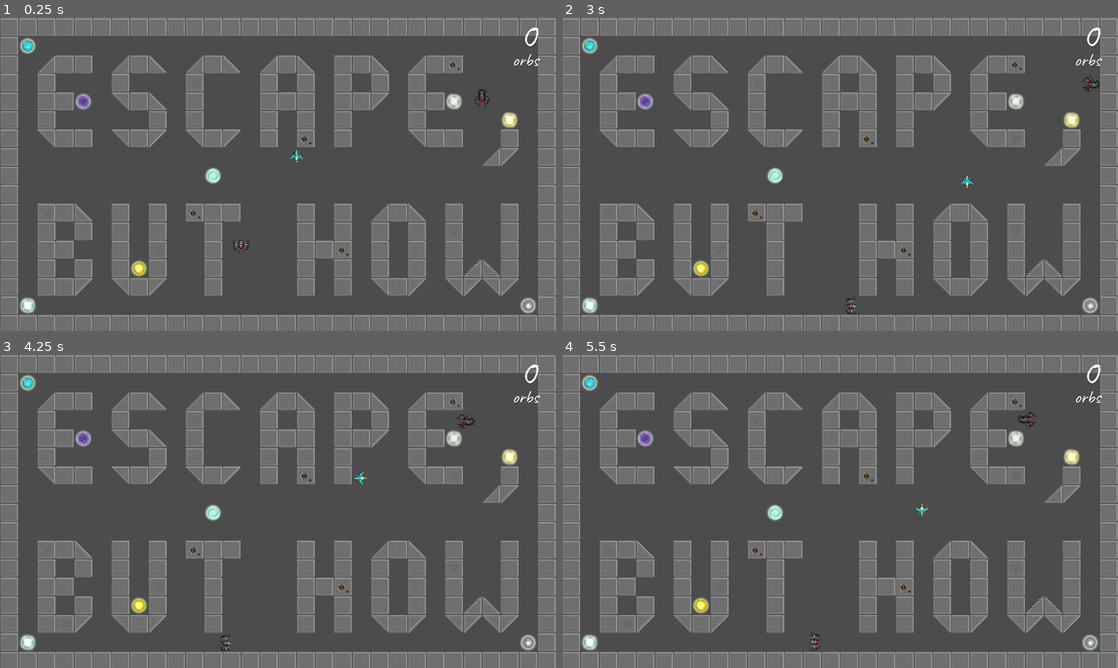
Above: before the commit, frames 1-4 (two rows, left to right).
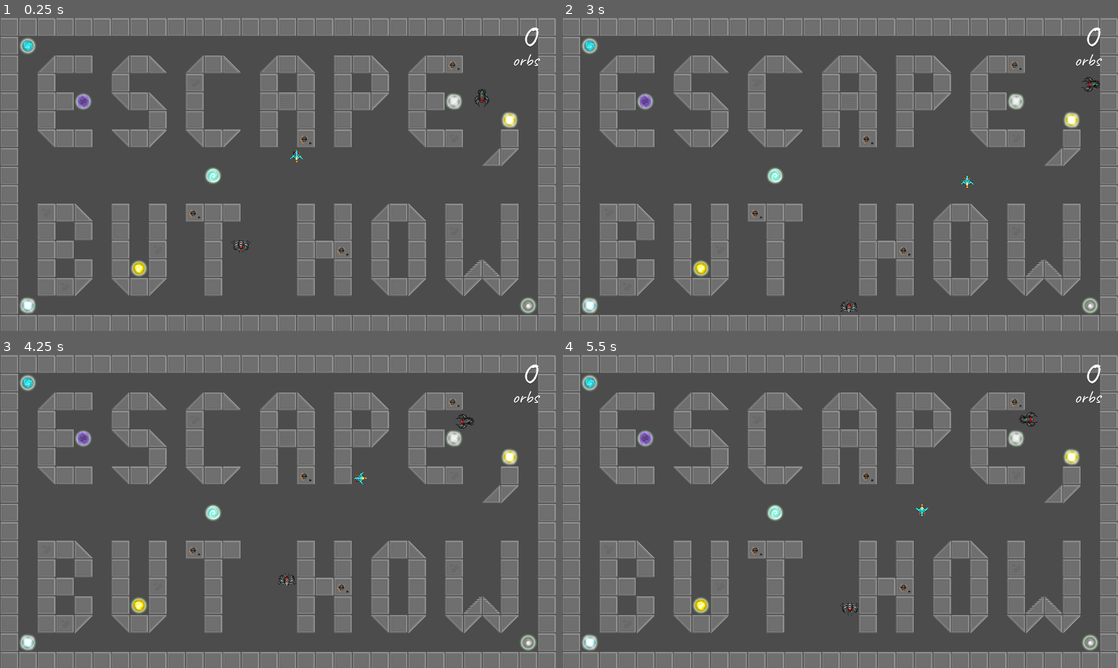
Above: after the commit, the same moments.

Repository: mordae/mravenec
Game: Godot game, scene res://Level1.tscn
Two runs of this game, one before a commit and one after it. Both use one fixed random seed, a clock stepped at 60 frames per second and the inputs below.
Inputs:
- Up to frame 1 (0.25 s): no input
- Up to frame 2 (3 s): tap Enter (ui_accept) at 0.5, 0.6, 0.77, 1.07, 1.35, 1.52, 1.82, 2.1, 2.85 s; hold Right (ui_right) 0.53-1.28 s; hold Down (ui_down) 1.28-2.03 s; hold Right (ui_right) 2.03-2.78 s; hold Up (ui_up) from 2.78 s (still down)
- Up to frame 3 (4.25 s): tap Enter (ui_accept) at 3.02, 3.32, 3.6, 3.77, 4.07 s; release Up (ui_up) at 3.53 s; hold Left (ui_left) from 3.53 s (still down)
- Up to frame 4 (5.5 s): tap Enter (ui_accept) at 4.35, 4.52, 4.82, 5.1 s; release Left (ui_left) at 5.03 s; hold Down (ui_down) from 5.03 s (still down)

The runs differ from the first frame. In frame 2, 0.1% of the frame differs, in the area x 50-97%, y 18-96%; in frame 3, 0.2%, in the area x 39-86%, y 18-95%; in frame 4, 0.2%.

Commit message:
Enemies speed up over time
Signed-off-by: Jan Hamal Dvořák <mordae@anilinux.org>

Diff:
--- a/Enemy1.gd
+++ b/Enemy1.gd
@@ -1,7 +1,6 @@
 extends KinematicBody2D
 
-const SPEED = 175
-
+const SPEED_UP = 0.5
 const MIN_PATIENCE = 1
 const MAX_PATIENCE = 5
 
@@ -14,12 +13,15 @@
 
 var patience = (MIN_PATIENCE + MAX_PATIENCE) / 2.0
 var direction = 0
+var speed = 175
 
 func _enter_tree() -> void:
 	$Anim.play("walk")
 
 func _physics_process(delta: float) -> void:
-	var move = move_and_slide(DIRECTIONS[direction] * SPEED)
+	speed += SPEED_UP * delta
+
+	var move = move_and_slide(DIRECTIONS[direction] * speed)
 	var eaten = $DangerZone.get_overlapping_bodies()
 
 	if eaten:
